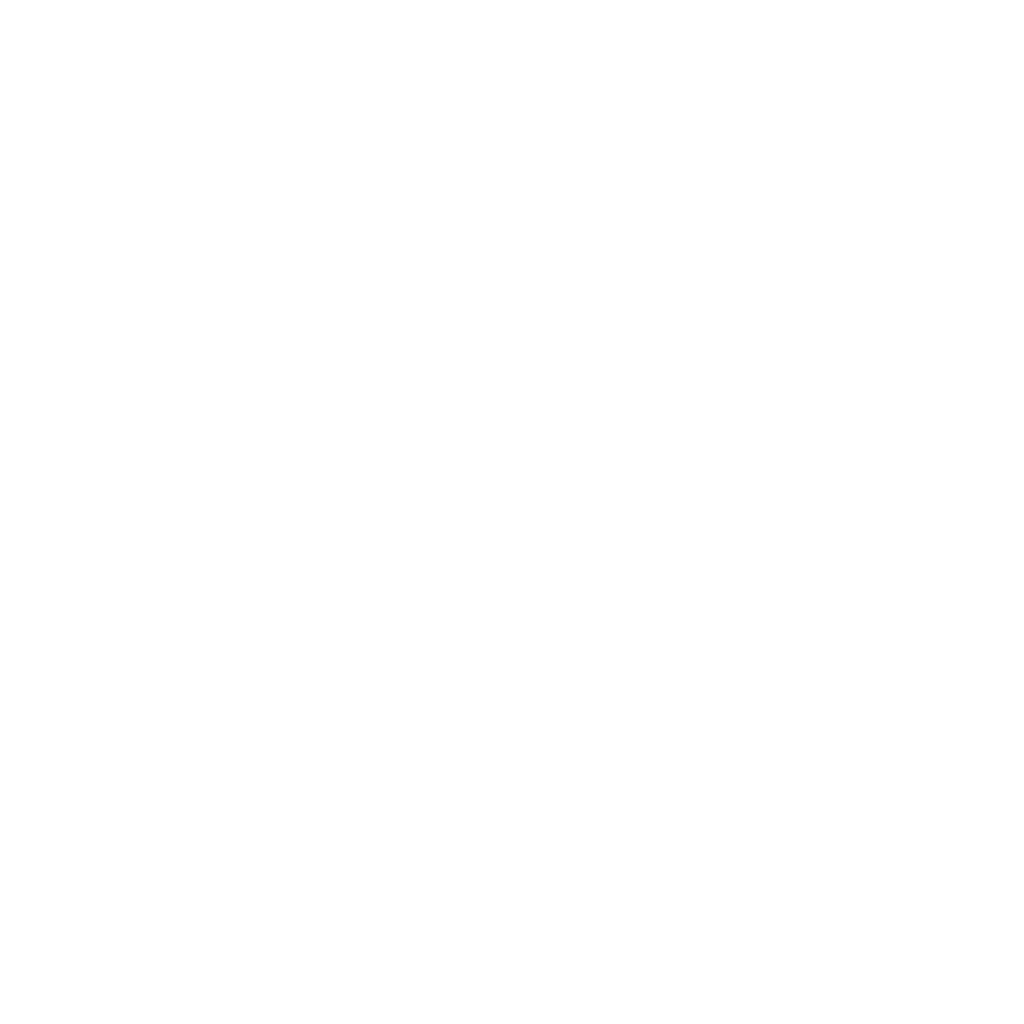
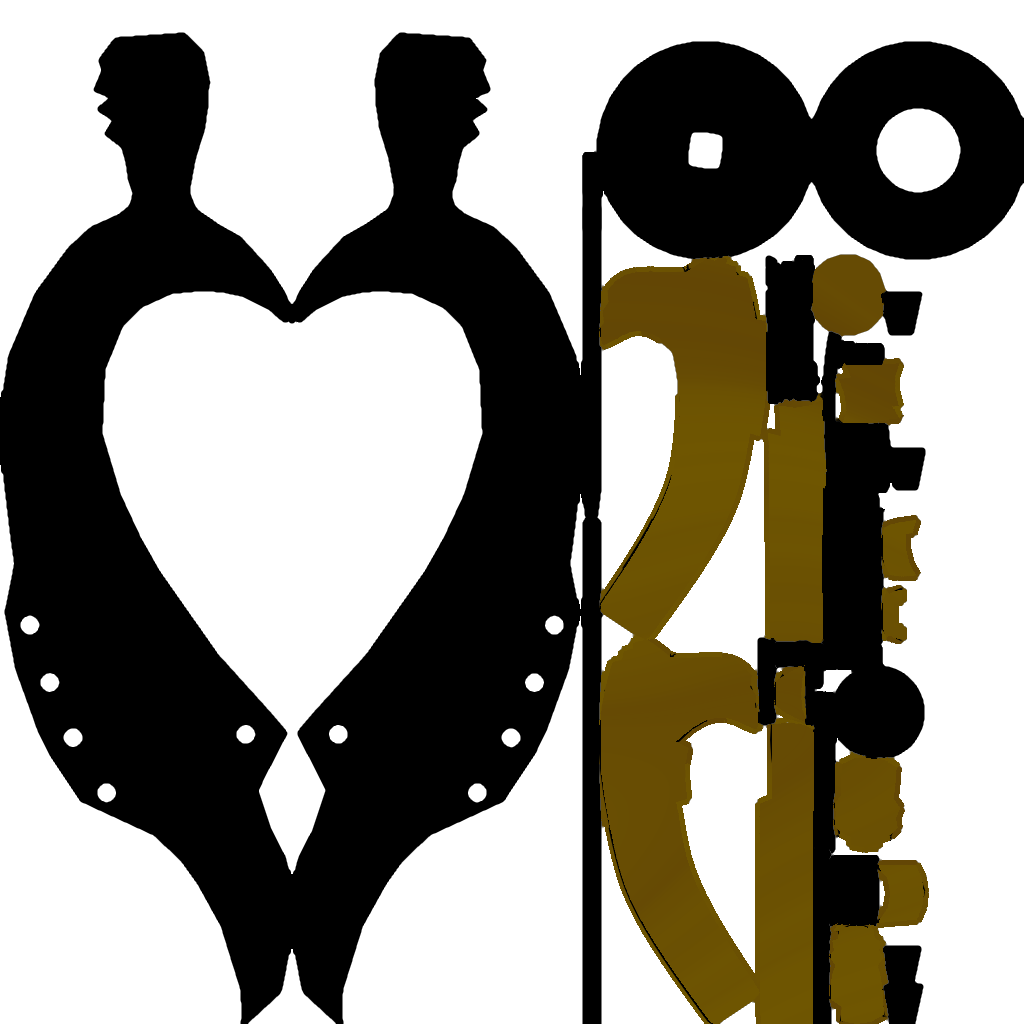
Layered file, before and after one edit (1024 × 1024). Changes by layer:
showed "Kujang-Complete-Handguard_Diffuse" over [582, 41, 1024, 1024]
added layer "Kujang-Complete-Blade-Damascus_Diffuse" above "Kujang-Complete-Blade_Diffuse" over [0, 32, 904, 1024]
showed "Kujang-Complete-Handle_Diffuse" over [582, 153, 929, 1024]
